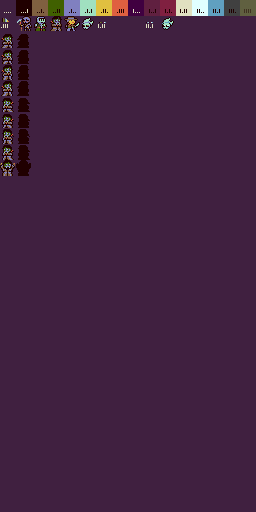
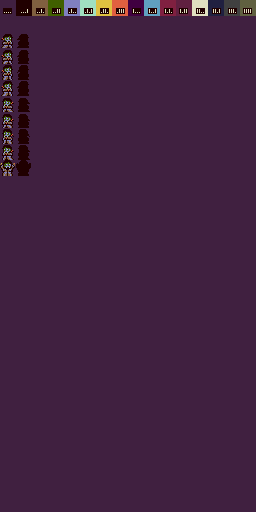
Layer changes from the first 256 x 512 image to the second:
added group "palette" (1st of 2) with 3 layers above "Color Fill 3" over (x1=3, y1=0, x2=252, y2=16)
added layer "labels" in group "palette" over (x1=3, y1=8, x2=252, y2=14)
added layer "fix" in group "palette" over (x1=132, y1=0, x2=224, y2=16)
moved "palette" (2nd of 2, in "palette") into group "palette", painted on it over (x1=1, y1=0, x2=252, y2=31)
